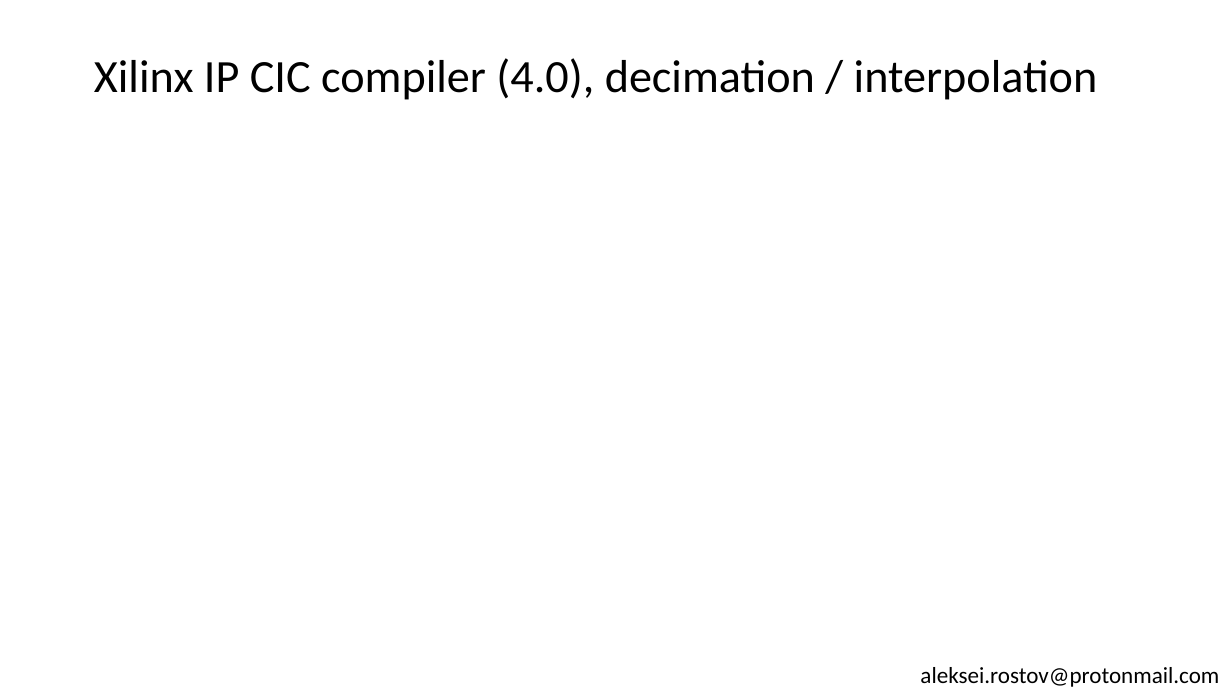
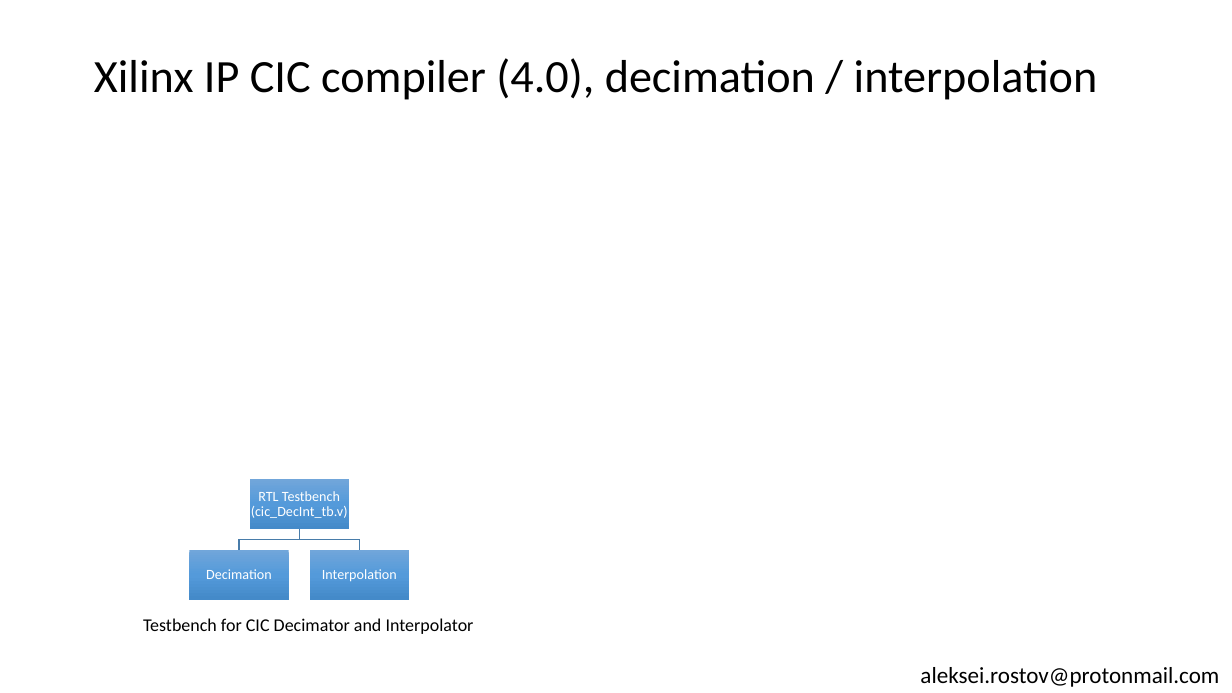
Before and after one commit to farbius/dsp_xilinx_ip, a slide deck: slide 6 of presentation/Xilinx IP cores for Digital Signal Processing.pptx. Drawn at 1232x693 pixels with LibreOffice and Linux fonts; fonts in the diff are those of the drawing. Boxes give left, top, right and bottom in pixels: in the first picture for what was removed or moved away, otherwise in the second. Text is boxed around its words. In the diff, an @@ line names an element or a change of style, - is before the commit and + after.

```diff
--- a/presentation/Xilinx IP cores for Digital Signal Processing.pptx
+++ b/presentation/Xilinx IP cores for Digital Signal Processing.pptx
@@ group added at <box>189,480,409,600</box>: 3 rectangles, 3 texts, 2 freeform shapes @@
+RTL Testbench (cic_DecInt_tb.v)
+Decimation
+Interpolation
@@ text added at <box>143,618,474,634</box>, 14 pt, text #000000 @@
+Testbench for CIC Decimator and Interpolator
```
Also in this commit, not shown: 1 other slide changed, 5 other files.
